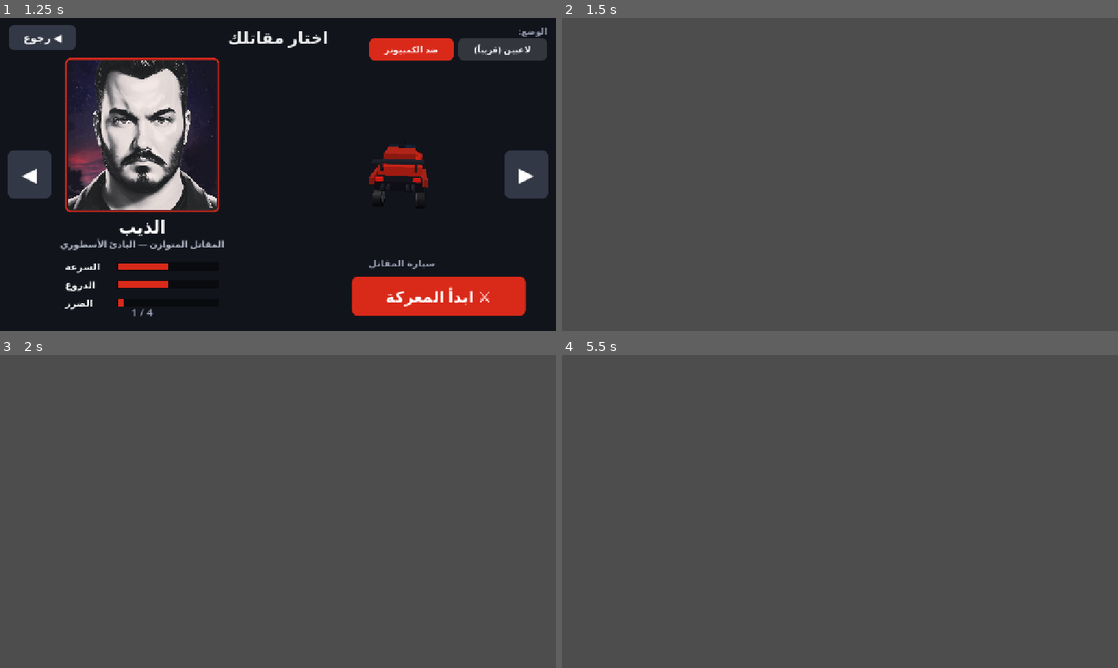
Above: before the commit, frames 1-4 (two rows, left to right).
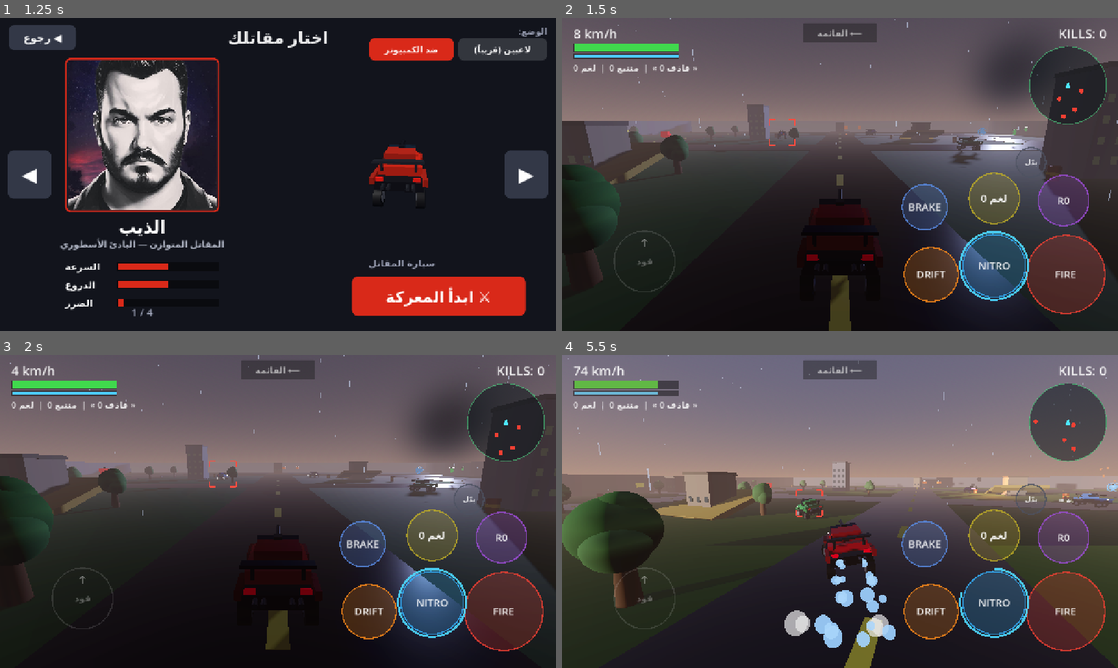
Above: after the commit, the same moments.

Repository: ghaith234-lgtm/metal-arena
Game: Godot game, scene res://scenes/menu.tscn
Same seed, same stepped clock (60 frames per second), same inputs: the game is played once before the commit and once after it.
Inputs (mouse positions are in pixels of both pictures, inside the frame that each line leads up to):
- Up to frame 1 (1.25 s): click "START GAME" at 0.5 s
- Up to frame 2 (1.5 s): click "⚔ ابدأ المعركة" at 1.25 s
- Up to frame 3 (2 s): no input
- Up to frame 4 (5.5 s): tap Enter at 2 s; move the mouse to (962, 495) at 2.02 s; hold Right (ui_right) 2.03-2.75 s; hold F 2.03-2.75 s; click (962, 495) at 2.17 s; tap Space at 2.27, 5.27 s; drag from (728, 527) to (812, 574) at 2.77 s; move the mouse to (895, 442) at 3.52 s; hold Right (ui_right) 3.53-4.25 s; hold Q 3.53-4.25 s; drag from (812, 574) to (673, 464) at 4.27 s; move the mouse to (1006, 558) at 5.02 s; hold Left (ui_left) from 5.03 s (still down); hold Shift from 5.03 s (still down)

Frame 1 is identical in both runs. In frame 2, 77% of the frame differs, in the area x 0-100%, y 0-100%; in frame 3, 77%; in frame 4, 90%.
Error before the commit: Parse Error: Cannot infer the type of "world" variable because the value doesn't have a set type. (res://scripts/main.gd:120)

Commit message:
Add files via upload

Diff:
--- a/project.godot
+++ b/project.godot
@@ -1,4 +1,11 @@
 ; Engine configuration file.
+; It's best edited using the editor UI and not directly,
+; since the parameters that go here are not all obvious.
+;
+; Format:
+;   [section] ; section goes between []
+;   param=value ; assign values to parameters
+
 config_version=5
 
 [application]
@@ -17,18 +24,14 @@
 
 window/size/viewport_width=1280
 window/size/viewport_height=720
-window/handheld/orientation=4
 window/stretch/mode="canvas_items"
 window/stretch/aspect="expand"
+window/handheld/orientation=4
 
 [input_devices]
 
 pointing/emulate_touch_from_mouse=true
 
-[physics]
-
-common/physics_ticks_per_second=60
-
 [rendering]
 
 renderer/rendering_method="mobile"
--- a/scripts/main.gd
+++ b/scripts/main.gd
@@ -113,15 +113,15 @@
 func _update_lock_marker() -> void:
 	if car == null or _cam == null or _lock_marker == null:
 		return
-	var tgt = car.aim_target
+	var tgt: Node3D = car.aim_target
 	if tgt == null or not is_instance_valid(tgt) or not car.alive:
 		_lock_marker.visible = false
 		return
-	var world := tgt.global_position + Vector3.UP * 0.4
+	var world: Vector3 = tgt.global_position + Vector3.UP * 0.4
 	if _cam.is_position_behind(world):
 		_lock_marker.visible = false
 		return
-	var screen := _cam.unproject_position(world)
+	var screen: Vector2 = _cam.unproject_position(world)
 	_lock_marker.position = screen - _lock_marker.size / 2.0
 	_lock_marker.visible = true
 	_lock_marker.queue_redraw()
--- a/scripts/weather.gd
+++ b/scripts/weather.gd
@@ -119,12 +119,16 @@
 	_env.sky = sky
 	_env.ambient_light_source = Environment.AMBIENT_SOURCE_SKY
 	_env.ambient_light_energy = 1.0
-	# محرك الموبايل: نتجنب SSAO والتأثيrات الثقيلة. نخلي ضباب بسيط فقط.
-	_env.tonemap_mode = Environment.TONE_MAPPER_FILMIC
+	_env.tonemap_mode = Environment.TONE_MAPPER_ACES     # ألوان سينمائية أقرب للواقع
+	_env.tonemap_white = 1.1
 	_env.fog_enabled = true
 	_env.fog_light_color = Color(0.6, 0.68, 0.78)
 	_env.fog_density = 0.005
 	_env.fog_sky_affect = 0.2
+	# توهج (مدعوم على الموبايل). SSAO يبقى مطفي لأنه غير مدعوم على Mobile renderer.
+	_env.glow_enabled = true
+	_env.glow_intensity = 0.2
+	_env.glow_bloom = 0.1
 	var we := WorldEnvironment.new()
 	we.environment = _env
 	add_child(we)
Not shown, added: assets/char1.jpg.import
Not shown, added: assets/sfx/alarm.wav.import
Not shown, added: assets/sfx/beep.wav.import
Not shown, added: assets/sfx/boost.wav.import
Not shown, added: assets/sfx/drift_loop.wav.import
Not shown, added: assets/sfx/engine_loop.wav.import
Not shown, added: assets/sfx/explosion.wav.import
Not shown, added: assets/sfx/helicopter.wav.import
Not shown, added: assets/sfx/hit.wav.import
Not shown, added: assets/sfx/nuke_blast.wav.import
Not shown, added: assets/sfx/nuke_launch.wav.import
Not shown, added: assets/sfx/pickup.wav.import
(and 5 more such lines)
